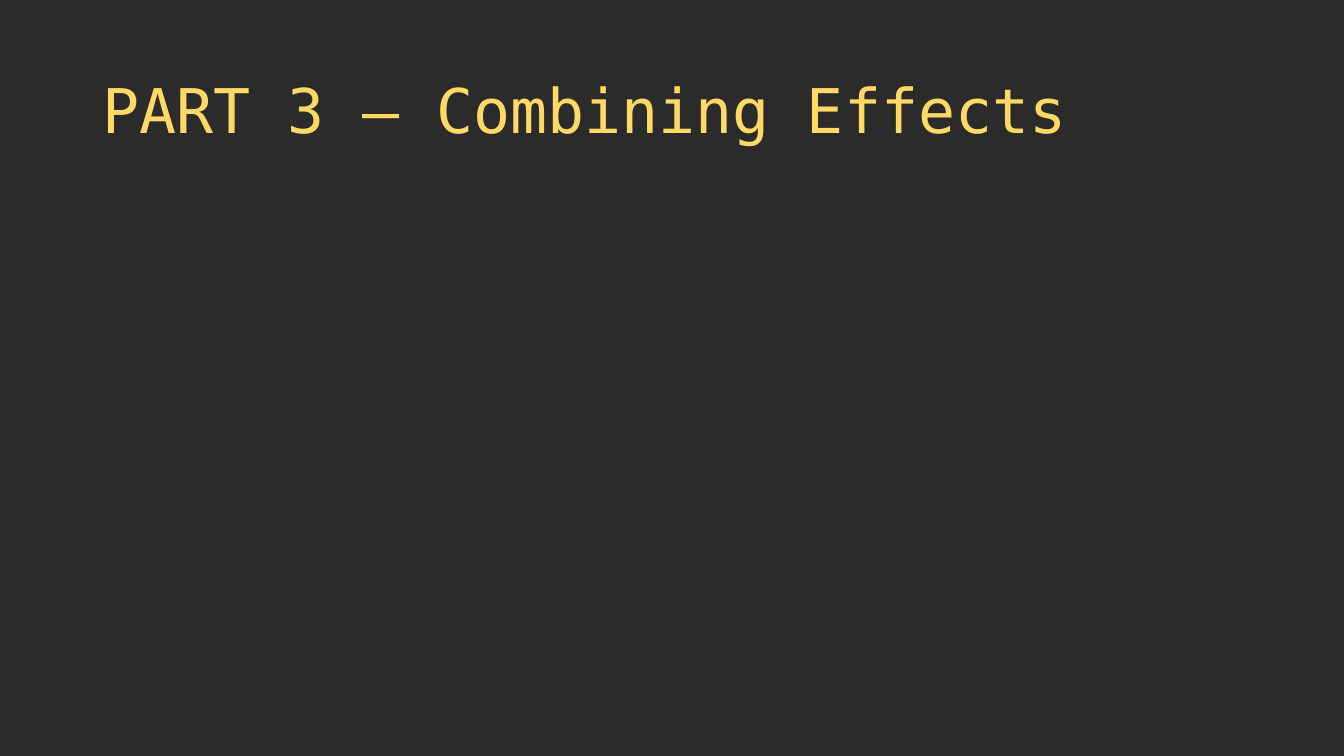
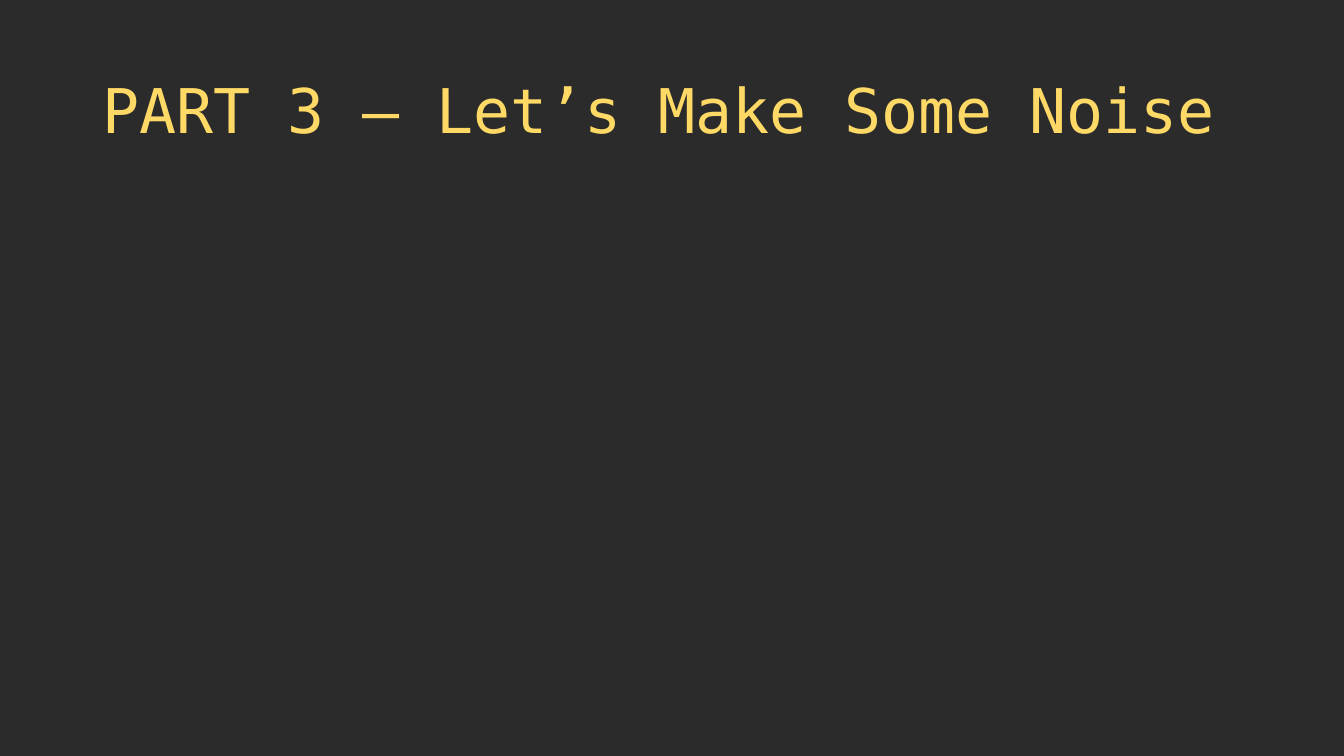
Before and after one commit to thebracket/roguelike-celebration-2020, a slide deck: slide 36 of Procedural Map Generation Techniques.pptx (slide 39 before the commit). Drawn at 1344x756 pixels with LibreOffice and Linux fonts; fonts in the diff are those of the drawing; background and template pictures are left out; a plain dark background stands for a picture behind light text. Boxes give left, top, right and bottom in pixels: in the first picture for what was removed or moved away, otherwise in the second. Text is boxed around its words. In the diff, an @@ line names an element or a change of style, - is before the commit and + after.

```diff
--- a/Procedural Map Generation Techniques.pptx
+++ b/Procedural Map Generation Techniques.pptx
@@ title at box(102, 86, 1214, 134): text changed @@
-PART 3 – Combining Effects
+PART 3 – Let’s Make Some Noise
```
Also in this commit, not shown: 3 other slides changed, 1 slide added, 5 slides removed.
